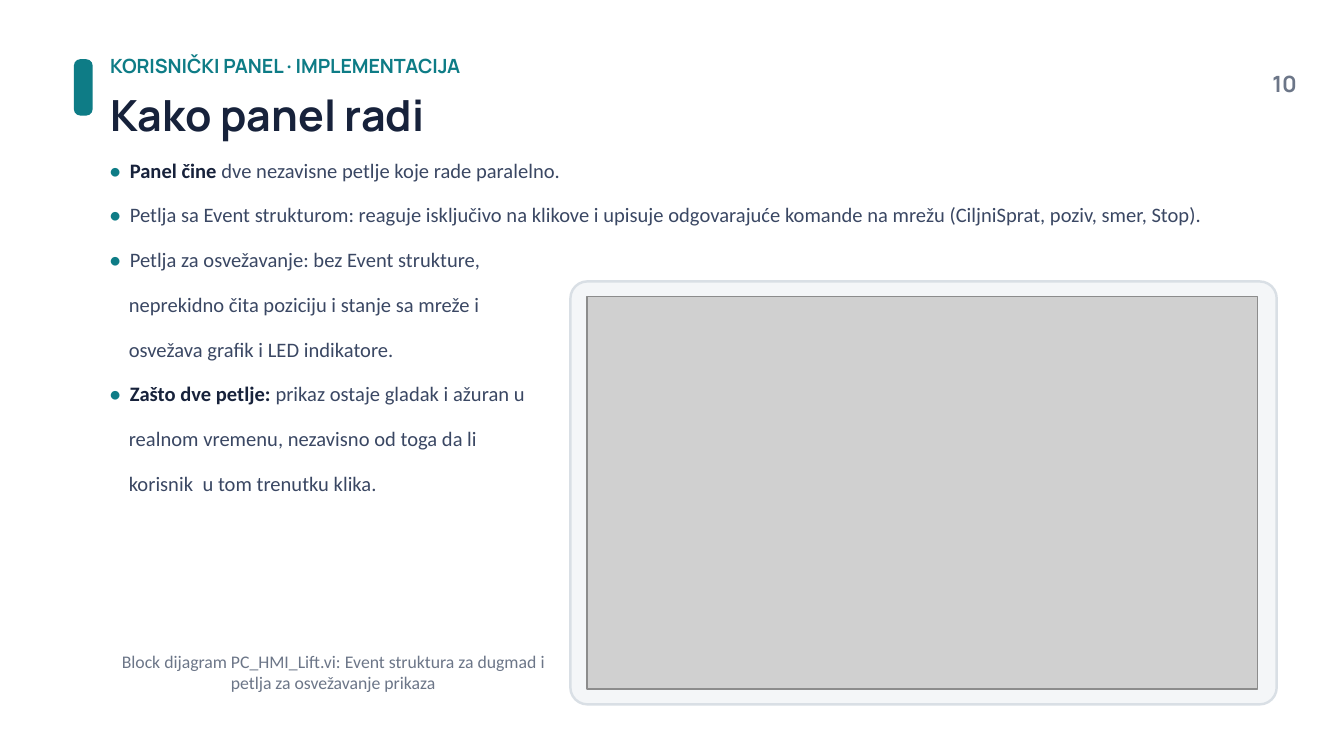
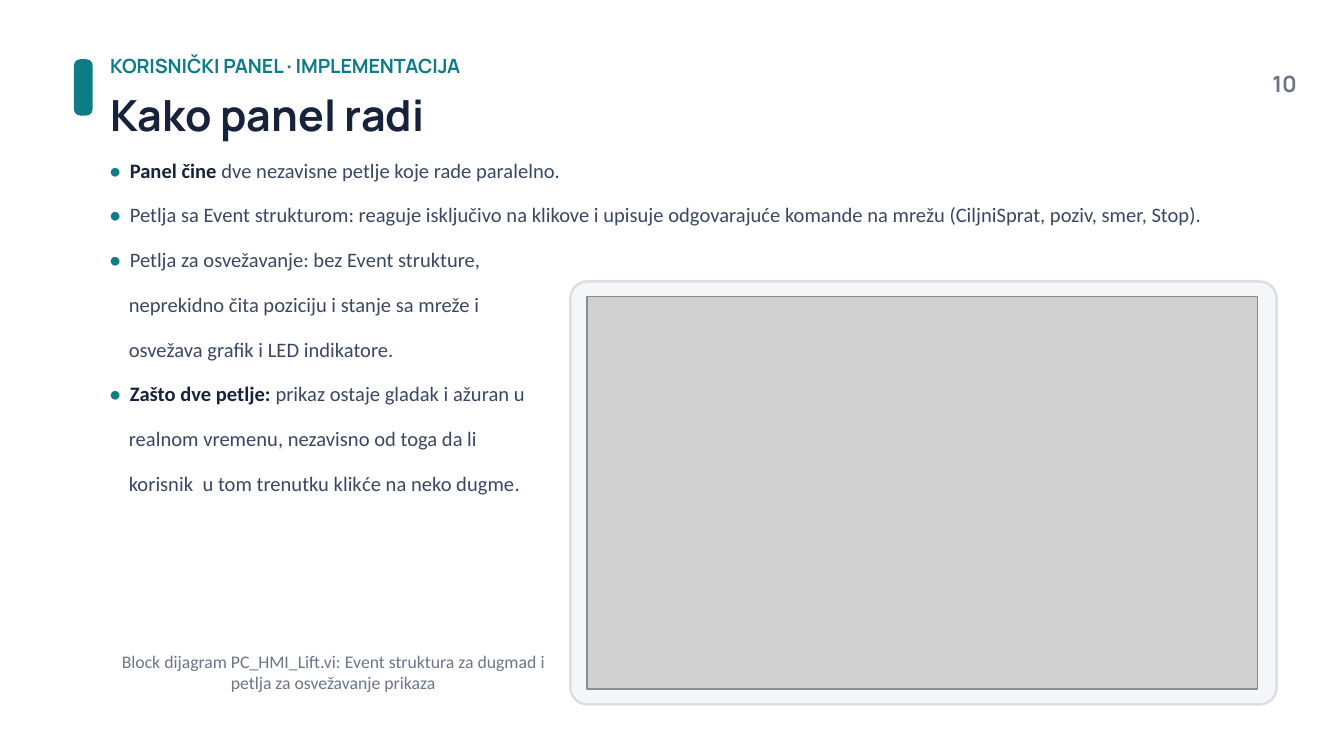
Before and after one commit to nikolilina/uarv_lift, a slide deck: slide 12 of Prezentacija_SIL_HIL_Lift.pptx. Drawn at 1344x756 pixels with LibreOffice and Linux fonts; fonts in the diff are those of the drawing; grey boxes stand for pictures. Boxes give left, top, right and bottom in pixels: in the first picture for what was removed or moved away, otherwise in the second. Text is boxed around its words. In the diff, an @@ line names an element or a change of style, - is before the commit and + after.

Commit message:
prezentacija commit

```diff
--- a/Prezentacija_SIL_HIL_Lift.pptx
+++ b/Prezentacija_SIL_HIL_Lift.pptx
@@ text at box(129, 476, 519, 495): text changed @@
-korisnik u tom trenutku klika.
+korisnik u tom trenutku klikće na neko dugme.
```
